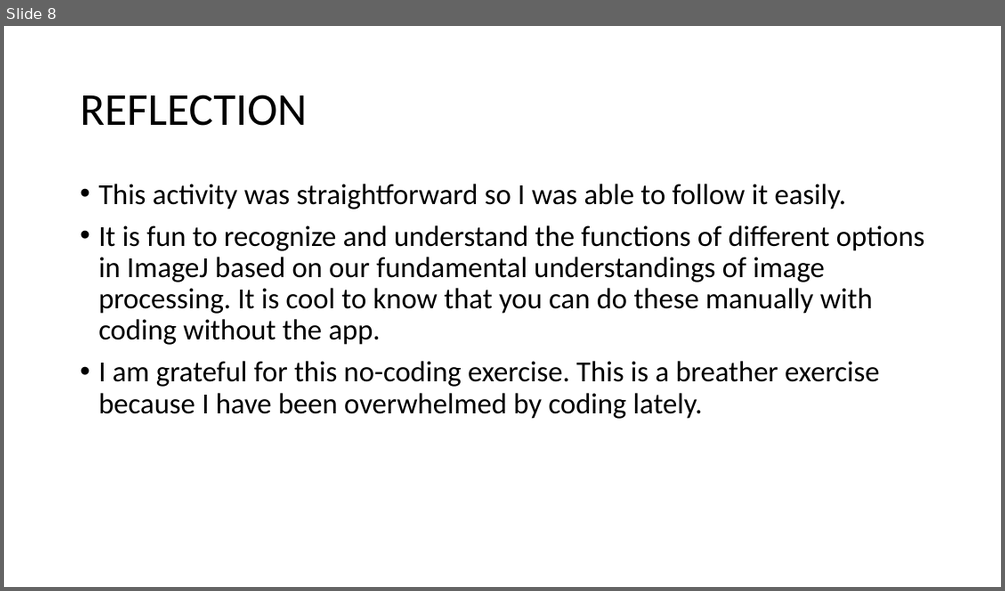
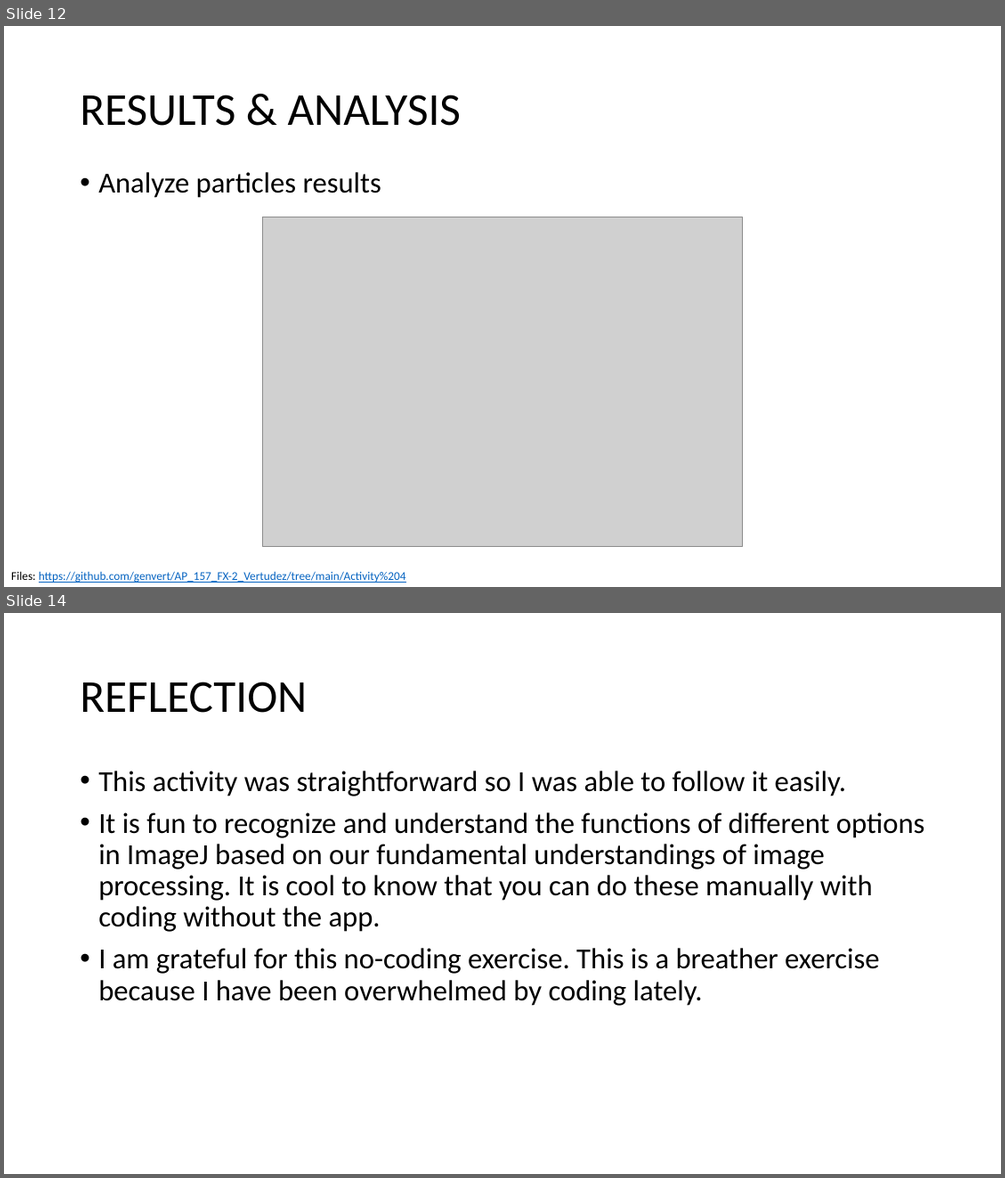
Before and after one commit to genvert/AP_157_FX-2_Vertudez, a slide deck: Activity 4/Vertudez_Activity_4_Report.pptx. Shown one above the other, each under a label of ours: slide 8 before the commit, slides 12 and 14 after it; the slides between them are not shown. The pictures are 1005x591 and 1005x1178 pixels, drawn with LibreOffice and Linux fonts; fonts in the diff are those of the drawing; grey boxes stand for pictures. Boxes give left, top, right and bottom in pixels: in the first picture for what was removed or moved away, otherwise in the second. Text is boxed around its words. In the diff, an @@ line names an element or a change of style, - is before the commit and + after.

```diff
--- a/Activity 4/Vertudez_Activity_4_Report.pptx
+++ b/Activity 4/Vertudez_Activity_4_Report.pptx
@@ slide 12 added at [4, 26, 1001, 587], background #FFFFFF @@
@@ title added at [80, 95, 461, 126], 44 pt, text #000000 @@
+RESULTS & ANALYSIS
@@ text added at [98, 172, 381, 198], 28 pt, text #000000 @@
+• Analyze particles results
@@ picture added at [263, 217, 742, 547] @@
@@ text added at [11, 571, 406, 582], 11.4 pt, text #0563C1, underline @@
+Files: https://github.com/genvert/AP_157_FX-2_Vertudez/tree/main/Activity%204
@@ what was slide 8 is now slide 14 @@
```
Also in this commit, not shown: 2 slides changed, 6 other slides added, 10 other files.
